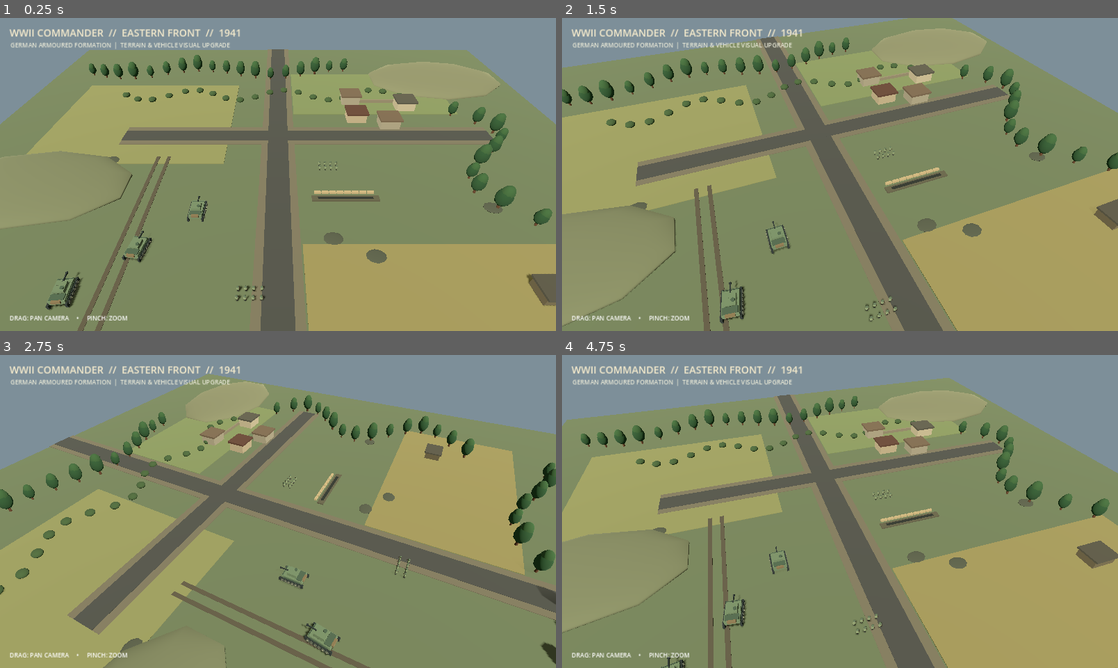
Above: before the commit, frames 1-4 (two rows, left to right).
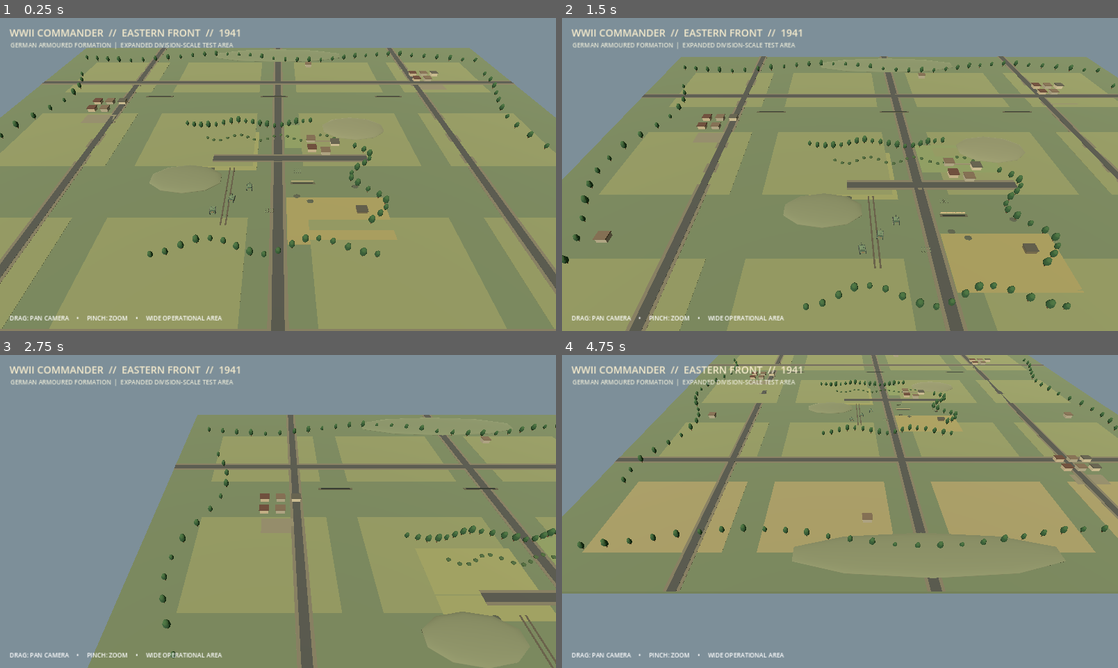
Above: after the commit, the same moments.

Repository: davidwillih0-byte/WWII-Commander
Game: Godot game, scene res://scenes/main.tscn
Two runs of this game, one before a commit and one after it. Both use one fixed random seed, a clock stepped at 60 frames per second and the inputs below.
Inputs (mouse positions are in pixels of both pictures, inside the frame that each line leads up to):
- Up to frame 1 (0.25 s): no input
- Up to frame 2 (1.5 s): tap Enter at 0.5 s; move the mouse to (962, 158) at 0.52 s; click (962, 158) at 0.67 s; tap Space at 1.25 s; drag from (728, 190) to (812, 237) at 1.27 s
- Up to frame 3 (2.75 s): tap Enter at 2 s; move the mouse to (333, 442) at 2.02 s; click (333, 442) at 2.17 s
- Up to frame 4 (4.75 s): tap Space at 2.75, 4.25 s; drag from (812, 574) to (673, 464) at 2.77 s; tap Enter at 3.5 s; move the mouse to (1006, 558) at 3.52 s; click (1006, 558) at 3.67 s; drag from (673, 464) to (756, 433) at 4.27 s

The runs differ from the first frame. In frame 1, 43% of the frame differs, in the area x 0-100%, y 8-100%; in frame 2, 54%; in frame 3, 55%; in frame 4, 70%, in the area x 0-100%, y 0-100%.

Commit message:
Expand Eastern Front battlefield for division-scale testing

Diff:
--- a/scripts/battlefield.gd
+++ b/scripts/battlefield.gd
@@ -2,12 +2,13 @@
 ## WWII Commander — Eastern Front visual upgrade.
 ## Procedural low-poly 3D assets, designed as a lightweight Android prototype.
 
-const WORLD_SIZE := 240.0
-const CAMERA_MIN := 30.0
-const CAMERA_MAX := 125.0
+const WORLD_SIZE := 640.0
+const CAMERA_MIN := 45.0
+const CAMERA_MAX := 360.0
 
 var camera: Camera3D
-var camera_distance := 104.0
+var camera_distance := 270.0
+var camera_target := Vector3.ZERO
 var dragging := false
 var last_pointer := Vector2.ZERO
 var touch_points: Dictionary = {}
@@ -16,6 +17,7 @@
 	_build_world()
 	_build_camera()
 	_build_battlefield()
+	_build_extended_map()
 	_build_hud()
 	print("WWII COMMANDER: Eastern Front visual upgrade loaded.")
 
@@ -116,14 +118,15 @@
 func _build_camera() -> void:
 	camera = Camera3D.new()
 	add_child(camera)
-	camera.position = Vector3(0, camera_distance * 0.72, camera_distance * 0.82)
+	camera.position = camera_target + Vector3(0, camera_distance * 0.72, camera_distance * 0.82)
+	camera.far = 1200.0
 	camera.fov = 52.0
 	camera.look_at(Vector3.ZERO, Vector3.UP)
 	camera.current = true
 
 func _update_camera() -> void:
-	camera.position = Vector3(0, camera_distance * 0.72, camera_distance * 0.82)
-	camera.look_at(Vector3.ZERO, Vector3.UP)
+	camera.position = camera_target + Vector3(0, camera_distance * 0.72, camera_distance * 0.82)
+	camera.look_at(camera_target, Vector3.UP)
 
 func _build_battlefield() -> void:
 	# Mixed woodland belts and scattered trees.
@@ -158,6 +161,53 @@
 	_panzer_iv(Vector3(-53, 0, 45), 6.0)
 	_infantry_squad(Vector3(-7, 0, 44))
 	_infantry_squad(Vector3(18, 0, -5))
+
+func _build_extended_map() -> void:
+	# A much wider operational area: separate farming districts, secondary roads,
+	# wooded belts, settlements and defensive positions. Keep geometry lightweight.
+	for x in [-220.0, -80.0, 80.0, 220.0]:
+		for z in [-210.0, -60.0, 100.0, 235.0]:
+			var field_color := Color(0.34, 0.35, 0.23) if int(abs(x + z)) % 2 == 0 else Color(0.39, 0.36, 0.24)
+			_box("Distant agricultural field", Vector3(x, -0.02, z), Vector3(112, 0.14, 96), field_color)
+	# Secondary road network links the villages and gives armour room to manoeuvre.
+	for z in [-190.0, 145.0]:
+		_box("Secondary road shoulder", Vector3(0, 0.04, z), Vector3(WORLD_SIZE, 0.16, 12), Color(0.31, 0.29, 0.23))
+		_box("Secondary road surface", Vector3(0, 0.14, z), Vector3(WORLD_SIZE, 0.12, 7), Color(0.20, 0.20, 0.18))
+	for x in [-190.0, 185.0]:
+		_box("Cross-country road shoulder", Vector3(x, 0.04, 0), Vector3(12, 0.16, WORLD_SIZE), Color(0.31, 0.29, 0.23))
+		_box("Cross-country road surface", Vector3(x, 0.14, 0), Vector3(7, 0.12, WORLD_SIZE), Color(0.20, 0.20, 0.18))
+	# Additional woodland belts around the outer approaches and between fields.
+	for i in range(34):
+		var t := float(i)
+		_tree(Vector3(-295.0 + t * 18.0, 0, -270.0 + sin(t * 0.42) * 12.0), 0.9 + float(i % 4) * 0.12)
+		_tree(Vector3(-295.0 + t * 18.0, 0, 270.0 + cos(t * 0.38) * 10.0), 0.9 + float(i % 3) * 0.14)
+	for i in range(22):
+		var t := float(i)
+		_tree(Vector3(-275.0 + sin(t * 0.55) * 16.0, 0, -210.0 + t * 19.0), 0.85 + float(i % 4) * 0.13)
+		_tree(Vector3(275.0 + cos(t * 0.48) * 15.0, 0, -210.0 + t * 19.0), 0.9 + float(i % 3) * 0.12)
+	# Three small settlements create distinct tactical objectives.
+	_build_village(Vector3(-205, 0, -125), 5)
+	_build_village(Vector3(190, 0, 155), 6)
+	_build_village(Vector3(205, 0, -205), 5)
+	# Isolated farmsteads and field-edge cover.
+	for pos in [Vector3(-245, 0, 35), Vector3(245, 0, 35), Vector3(-45, 0, 245), Vector3(45, 0, -245)]:
+		_house(pos, 1)
+	# Distant low ridgelines and a few defensive earthworks.
+	_sphere("Northern ridge", Vector3(0, 0, -285), Vector3(105, 5.0, 25), Color(0.31, 0.33, 0.24))
+	_sphere("Southern ridge", Vector3(0, 0, 285), Vector3(115, 4.0, 24), Color(0.32, 0.33, 0.24))
+	for i in range(3):
+		var x := -150.0 + float(i) * 145.0
+		_box("Distant defensive trench", Vector3(x, 0.22, -150), Vector3(34, 0.4, 2.6), Color(0.25, 0.24, 0.18))
+		_box("Distant trench shadow", Vector3(x, 0.40, -150), Vector3(29, 0.1, 1.1), Color(0.12, 0.13, 0.11))
+
+func _build_village(center: Vector3, house_count: int) -> void:
+	for i in range(house_count):
+		var row := int(i / 3)
+		var col := i % 3
+		var offset := Vector3(float(col) * 15.0 - 15.0, 0, float(row) * 17.0 - 8.0)
+		_house(center + offset, i % 3)
+	# A simple open village square and connecting lane.
+	_box("Village square", center + Vector3(0, 0.02, 28), Vector3(34, 0.12, 18), Color(0.34, 0.32, 0.25))
 
 func _tree(pos: Vector3, size_factor: float) -> void:
 	var trunk_height := 4.2 * size_factor
@@ -236,13 +286,13 @@
 	title.add_theme_color_override("font_color", Color(0.96, 0.92, 0.80))
 	layer.add_child(title)
 	var subtitle := Label.new()
-	subtitle.text = "GERMAN ARMOURED FORMATION  |  TERRAIN & VEHICLE VISUAL UPGRADE"
+	subtitle.text = "GERMAN ARMOURED FORMATION  |  EXPANDED DIVISION-SCALE TEST AREA"
 	subtitle.position = Vector2(24, 52)
 	subtitle.add_theme_font_size_override("font_size", 14)
 	subtitle.add_theme_color_override("font_color", Color(0.91, 0.91, 0.84))
 	layer.add_child(subtitle)
 	var controls := Label.new()
-	controls.text = "DRAG: PAN CAMERA     •     PINCH: ZOOM"
+	controls.text = "DRAG: PAN CAMERA     •     PINCH: ZOOM     •     WIDE OPERATIONAL AREA"
 	controls.position = Vector2(22, 680)
 	controls.add_theme_font_size_override("font_size", 14)
 	controls.add_theme_color_override("font_color", Color.WHITE)
@@ -287,8 +337,9 @@
 
 func _pan_camera(delta: Vector2) -> void:
 	var pan_scale := camera_distance * 0.004
-	camera.position.x -= delta.x * pan_scale
-	camera.position.z -= delta.y * pan_scale
-	camera.position.x = clamp(camera.position.x, -85.0, 85.0)
-	camera.position.z = clamp(camera.position.z, -85.0, 85.0)
-	camera.look_at(Vector3.ZERO, Vector3.UP)
+	camera_target.x -= delta.x * pan_scale
+	camera_target.z -= delta.y * pan_scale
+	var map_limit := WORLD_SIZE * 0.43
+	camera_target.x = clamp(camera_target.x, -map_limit, map_limit)
+	camera_target.z = clamp(camera_target.z, -map_limit, map_limit)
+	_update_camera()
